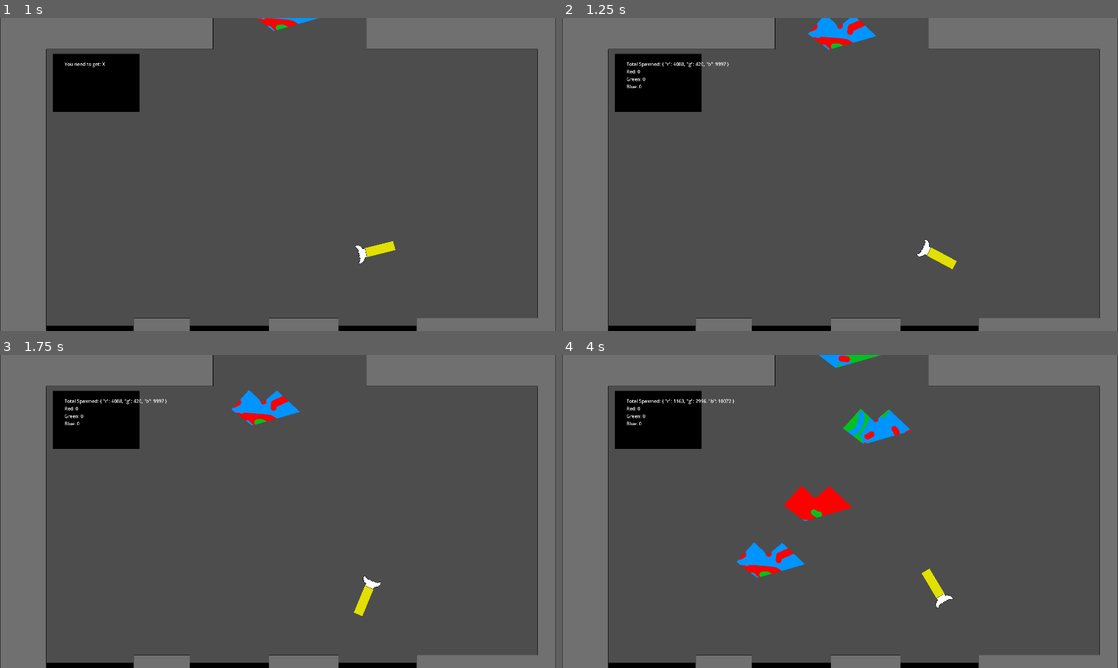
Above: before the commit, frames 1-4 (two rows, left to right).
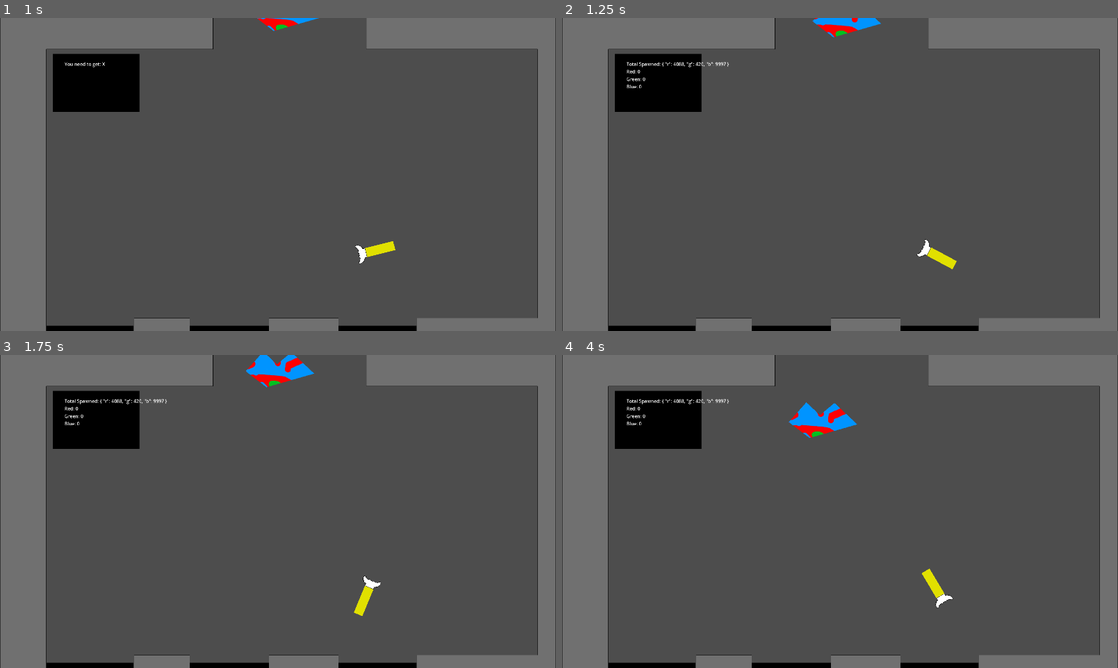
Above: after the commit, the same moments.

Repository: CWmain/SpaceJunkGame
Game: Godot game, scene res://Levels/main_level.tscn
The game is run twice, just before and just after one commit, with the same random seed, the same clock (stepped at 60 frames per second) and the same inputs.
Inputs (mouse positions are in pixels of both pictures, inside the frame that each line leads up to):
- Up to frame 1 (1 s): tap Enter at 0.5 s; move the mouse to (400, 158) at 0.52 s; hold D (TurnRight) from 0.53 s (still down); click (400, 158) at 0.6 s; tap W (Accelerate) at 0.77 s
- Up to frame 2 (1.25 s): keep holding D (TurnRight)
- Up to frame 3 (1.75 s): keep holding D (TurnRight); move the mouse to (166, 527) at 1.27 s; tap S (Stop) at 1.35 s; tap W (Accelerate) at 1.52 s
- Up to frame 4 (4 s): move the mouse to (895, 442) at 2.02 s; release D (TurnRight) at 2.03 s; hold A (TurnLeft) 2.03-2.78 s; tap T (Tether) at 2.1 s; move the mouse to (812, 574) at 2.77 s; hold D (TurnRight) from 2.78 s (still down); click (812, 574) at 2.85 s; tap W (Accelerate) at 3.02, 3.77 s; move the mouse to (1006, 558) at 3.52 s; hold S (Stop) from 3.53 s (still down)

Frame 1 is identical in both runs. In frame 2, 0.8% of the frame differs, in the area x 44-58%, y 0-11%; in frame 3, 1.5%; in frame 4, 3.4%, in the area x 20-63%, y 0-72%.

Commit message:
Added export to adjuste tether speed

Diff:
--- a/Levels/main_level.tscn
+++ b/Levels/main_level.tscn
@@ -118,6 +118,8 @@
 [node name="AsteroidSpawner" parent="." node_paths=PackedStringArray("pixelCounter") instance=ExtResource("3_kquq7")]
 position = Vector2(-1, -533)
 pixelCounter = NodePath("../pixelCounter")
+spawnForce = 100.0
+spawnGap = 5.0
 
 [node name="Red" parent="." node_paths=PackedStringArray("pixel_counter") instance=ExtResource("4_3djyo")]
 position = Vector2(329, 672)
--- a/Objects/asteroid/asteroid_spawner/asteroid_spawner.gd
+++ b/Objects/asteroid/asteroid_spawner/asteroid_spawner.gd
@@ -4,12 +4,24 @@
 var def = preload("res://Objects/asteroid/base_asteroids/default.tres")
 var star = preload("res://Objects/asteroid/base_asteroids/star.tres")
 
+@onready var timer = $Timer
+
 var myID : String = "Spawner"
 
 @export var pixelCounter: SubViewport
 
+## The +- spawn angle
+@export var spawnAngle: float = PI/4
+
+## The 1-Time force applied to a newly spawned asteroid
+@export var spawnForce: float = 300
+
+## The time gap in seconds between spawns
+@export var spawnGap: float = 1
+
 func _ready():
 	assert(pixelCounter != null)
+	timer.wait_time = spawnGap
 
 func _process(_delta):
 	pass
@@ -38,8 +50,8 @@
 
 	pixelCounter.countPolygonPixels(myID, newAsteroid.visual)
 
-	# Slightly Randomise impluse direction (from +-PI/4)
-	newAsteroid.apply_impulse(Vector2(0,300).rotated(Global.rng.randf_range(-PI/4, PI/4)))
+	# Slightly Randomise impluse direction (from +-spawnAngle)
+	newAsteroid.apply_impulse(Vector2(0,spawnForce).rotated(Global.rng.randf_range(-spawnAngle, spawnAngle)))
 
 
 func _on_timer_timeout():
--- a/Objects/player_rocket/player_rocket.tscn
+++ b/Objects/player_rocket/player_rocket.tscn
@@ -36,6 +36,7 @@
 polygon = PackedVector2Array(32, -100, 0, -100, 0, 0, 32, 0)
 
 [node name="TetherHook" parent="." node_paths=PackedStringArray("player_rocket") instance=ExtResource("3_o8ciw")]
+SPEED = 1000.0
 player_rocket = NodePath("..")
 
 [node name="TetherSpring" type="DampedSpringJoint2D" parent="."]
--- a/Objects/tether/tether.gd
+++ b/Objects/tether/tether.gd
@@ -1,11 +1,11 @@
 extends Node2D
 
-var SPEED: float = 300
 var TETHER_DISTANCE = 600
 
 var active: bool = false
 var pull: bool = false
 
+@export var SPEED: float = 300
 @export var MIN_TETHER_DISTANCE = 10
 @export var MAX_TETHER_DISTANCE = 600
 @export var PULL_FORCE: float = 57600
